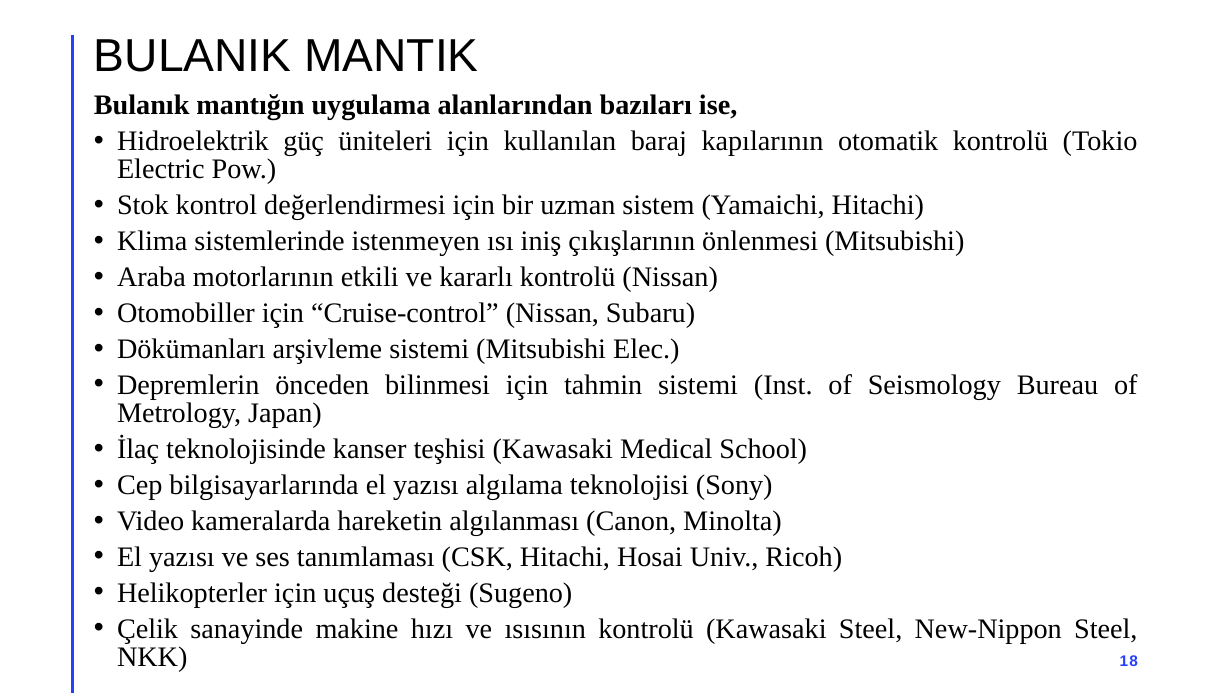
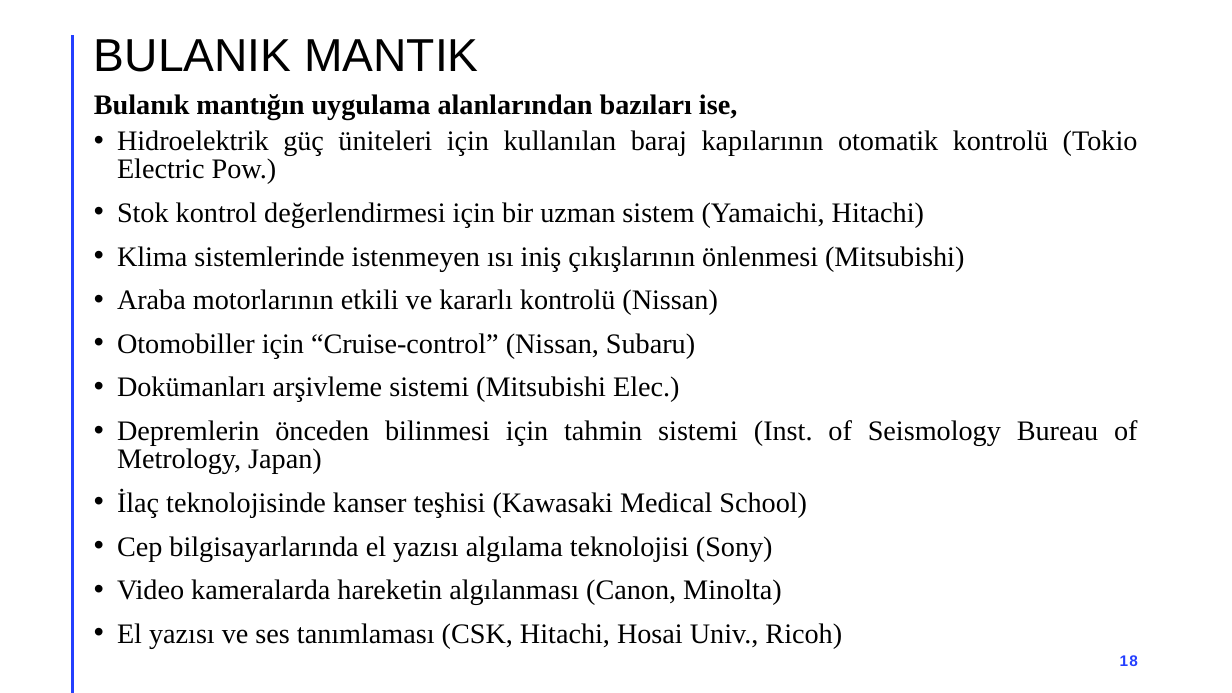
Before and after one commit to akaraci/Ileri-Bulanik-Mantik, a slide deck: slide 18 of Hafta-1.pptx. Drawn at 1232x693 pixels with LibreOffice and Linux fonts; fonts in the diff are those of the drawing. Boxes give left, top, right and bottom in pixels: in the first picture for what was removed or moved away, otherwise in the second. Text is boxed around its words. In the diff, an @@ line names an element or a change of style, - is before the commit and + after.

```diff
--- a/Hafta-1.pptx
+++ b/Hafta-1.pptx
@@ text at (x1=117, y1=130, x2=1138, y2=648): more space between paragraphs @@
@@ text at (x1=117, y1=376, x2=679, y2=402): text changed @@
-• Dökümanları arşivleme sistemi (Mitsubishi Elec.)
+• Dokümanları arşivleme sistemi (Mitsubishi Elec.)
@@ text at (x1=117, y1=582, x2=1137, y2=671): paragraphs removed @@
-• Helikopterler için uçuş desteği (Sugeno)
-• Çelik sanayinde makine hızı ve ısısının kontrolü (Kawasaki Steel, New-Nippon Steel, NKK)
```
Also in this commit, not shown: 15 other slides changed, 2 slides removed, 2 other files.
